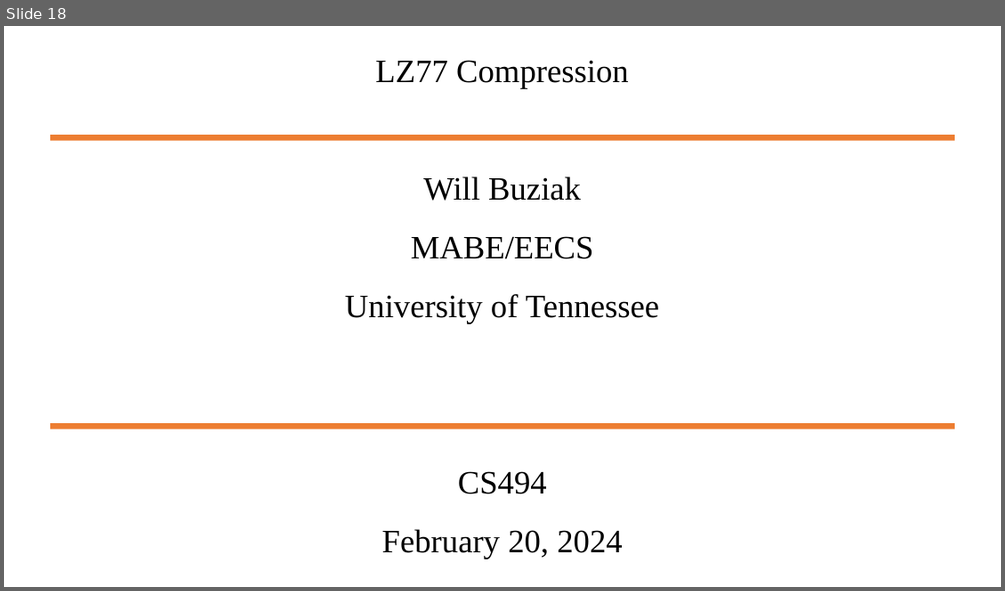
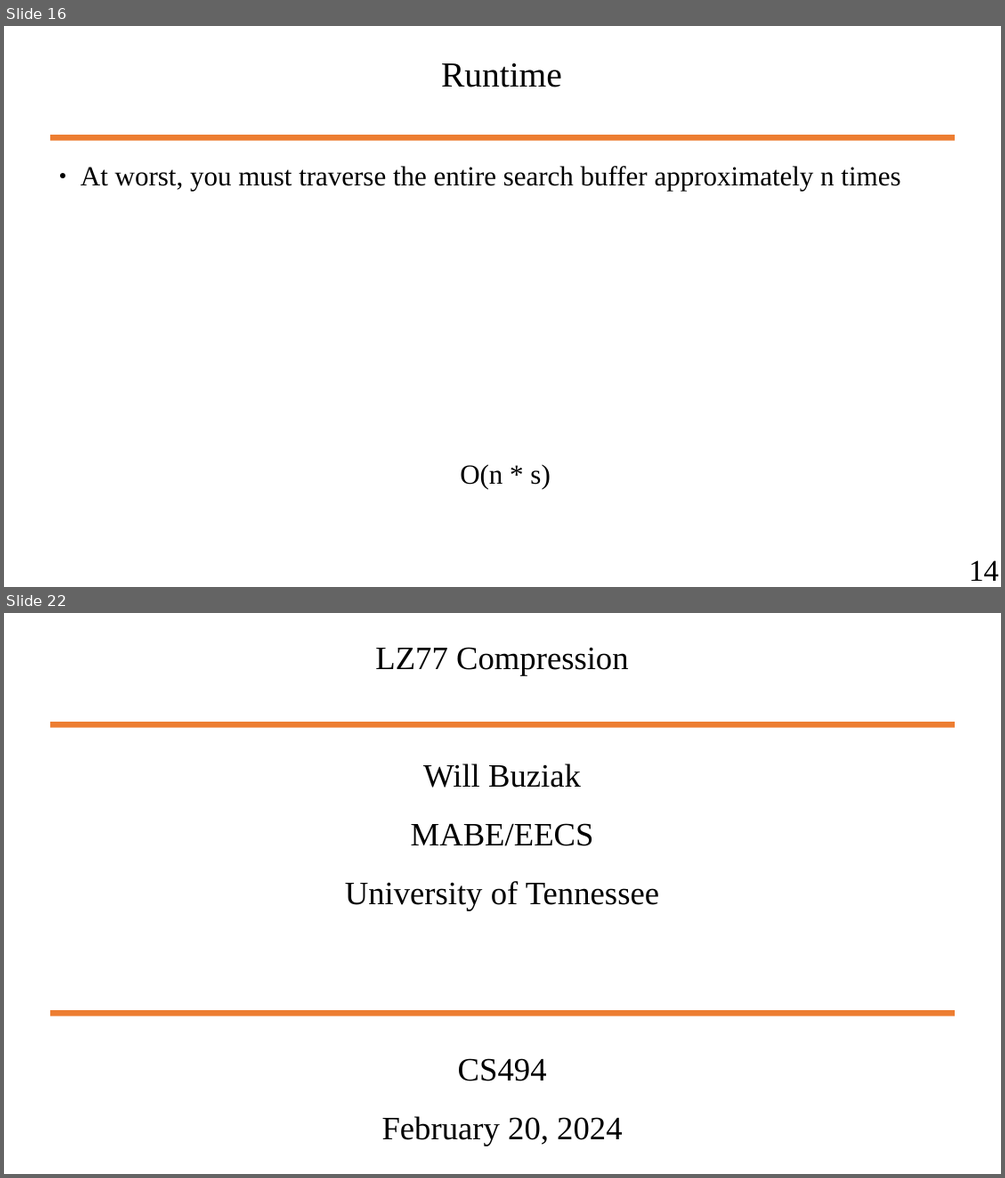
Before and after one commit to wbuz24/undergrad-repo, a slide deck: S24/cs494/notes/LZ77.pptx. Shown one above the other, each under a label of ours: slide 18 before the commit, slides 16 and 22 after it; the slides between them are not shown. The pictures are 1005x591 and 1005x1178 pixels, drawn with LibreOffice and Linux fonts; fonts in the diff are those of the drawing. Boxes give left, top, right and bottom in pixels: in the first picture for what was removed or moved away, otherwise in the second. Text is boxed around its words. In the diff, an @@ line names an element or a change of style, - is before the commit and + after.

```diff
--- a/S24/cs494/notes/LZ77.pptx
+++ b/S24/cs494/notes/LZ77.pptx
@@ slide 16 added at <box>4,26,1001,587</box>, background #FFFFFF @@
@@ text added at <box>441,63,562,87</box>, 28 pt, text #000000 @@
+Runtime
@@ line added from (50, 137) to (955, 137), #ED7D31 4.51 pt @@
@@ text added at <box>81,166,900,489</box>, 22 pt, text #000000 @@
+● At worst, you must traverse the entire search buffer approximately n times
+O(n * s)
@@ text added at <box>969,560,999,580</box>, 24 pt, text #000000 @@
+14
@@ what was slide 18 is now slide 22 @@
```
Also in this commit, not shown: 6 slides changed, 3 other slides added, 18 other files.
